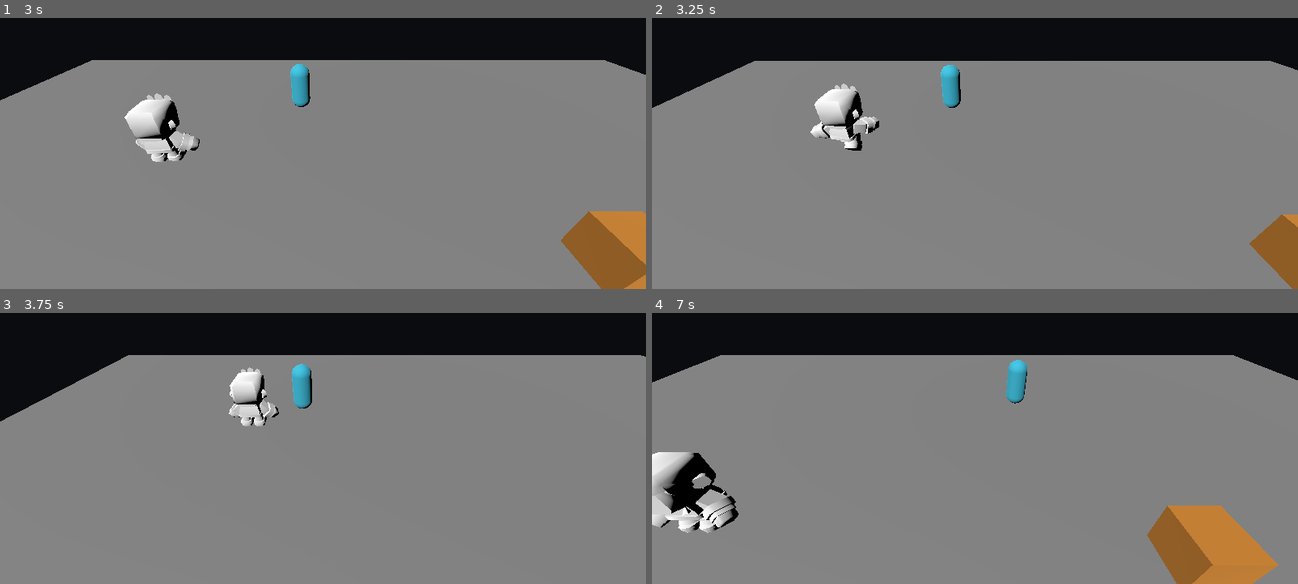
Above: before the commit, frames 1-4 (two rows, left to right).
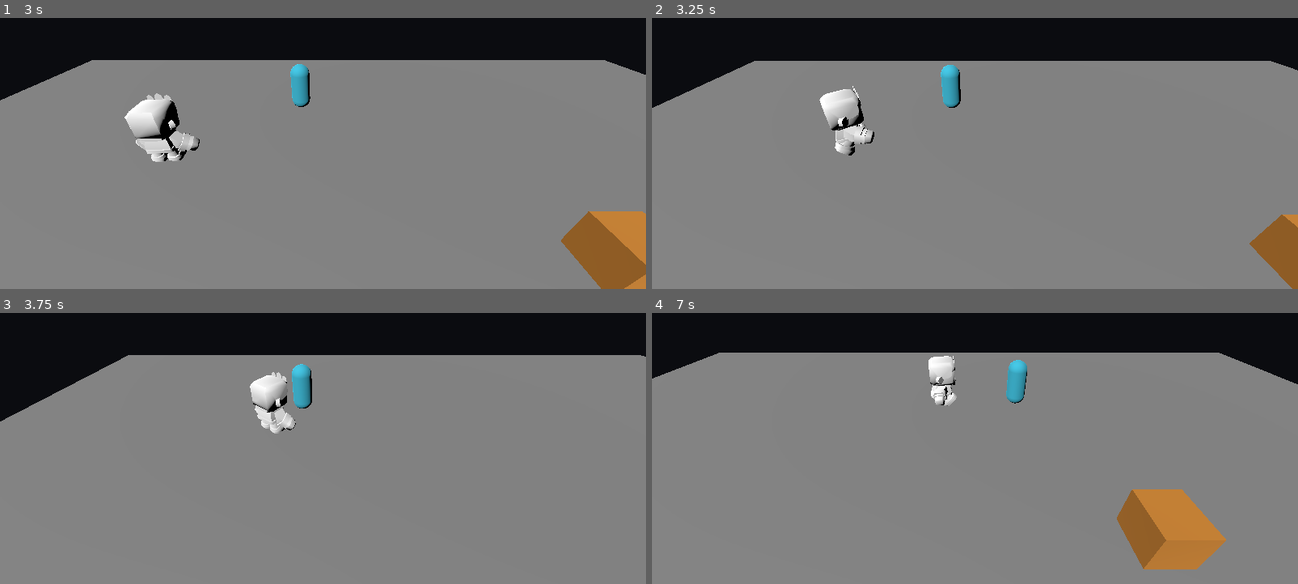
Above: after the commit, the same moments.

Repository: gabrielagudelo777-max/el-inquieto-videojuego
Game: Godot game, scene res://main.tscn
Same seed, same stepped clock (60 frames per second), same inputs: the game is played once before the commit and once after it.
Inputs (mouse positions are in pixels of both pictures, inside the frame that each line leads up to):
- Up to frame 1 (3 s): tap Enter at 0.5 s; move the mouse to (290, 180) at 0.52 s; hold Ctrl (correr) 0.53-1.28 s; hold W (move_up) 0.53-2.03 s; move the mouse to (516, 161) at 1.27 s; tap Shift (dash) at 1.35 s; move the mouse to (129, 53) at 2.02 s; hold A (move_left) from 2.03 s (still down); tap J (disparar) at 2.1 s; move the mouse to (355, 107) at 2.77 s; tap E (interactuar) at 2.85 s
- Up to frame 2 (3.25 s): keep holding A (move_left)
- Up to frame 3 (3.75 s): move the mouse to (outside the picture) at 3.52 s; release A (move_left) at 3.53 s; hold S (move_down) from 3.53 s (still down); hold Ctrl (correr) from 3.53 s (still down)
- Up to frame 4 (7 s): move the mouse to (1117, 383) at 4.27 s; release S (move_down) at 4.28 s; release Ctrl (correr) at 4.28 s; hold D (move_right) 4.28-5.03 s; tap Shift (dash) at 4.35 s; move the mouse to (845, 421) at 5.02 s; hold W (move_up) 5.03-5.78 s; tap J (disparar) at 5.1 s; move the mouse to (1039, 321) at 5.77 s; hold D (move_right) from 5.78 s (still down); tap E (interactuar) at 5.85 s; move the mouse to (942, 475) at 6.52 s; hold Ctrl (correr) from 6.53 s (still down)

Frame 1 is identical in both runs. In frame 2, 1.1% of the frame differs, in the area x 24-36%, y 24-51%; in frame 3, 1.5%; in frame 4, 9.1%, in the area x 0-100%, y 14-100%.
Error before the commit: Cannot call method 'to_local' on a null value. (res://guardia.gd:77)

Commit message:
T9 N2 - Tarea A - vision con rayo

Diff:
--- a/guardia.tscn
+++ b/guardia.tscn
@@ -1,19 +1,21 @@
-[gd_scene load_steps=4 format=3]
+[gd_scene format=3 uid="uid://b1vbvpbpyw7hg"]
 
-[ext_resource type="Script" path="res://guardia.gd" id="1_script"]
-[ext_resource type="PackedScene" path="res://personaje/character-male-d.glb" id="2_modelo"]
+[ext_resource type="Script" uid="uid://divjokdre75bu" path="res://guardia.gd" id="1_script"]
+[ext_resource type="PackedScene" uid="uid://cohl6ldr15dwh" path="res://personaje/character-male-d.glb" id="2_modelo"]
 
 [sub_resource type="CapsuleShape3D" id="CapsuleShape3D_guardia"]
 radius = 0.35
 height = 1.75
 
-[node name="Guardia" type="CharacterBody3D"]
+[node name="Guardia" type="CharacterBody3D" unique_id=1014107680]
 script = ExtResource("1_script")
 
-[node name="CollisionShape3D" type="CollisionShape3D" parent="."]
-position = Vector3(0, 0.875, 0)
+[node name="CollisionShape3D" type="CollisionShape3D" parent="." unique_id=68064732]
+transform = Transform3D(1, 0, 0, 0, 1, 0, 0, 0, 1, 0, 0.875, 0)
 shape = SubResource("CapsuleShape3D_guardia")
 
-[node name="Modelo" parent="." instance=ExtResource("2_modelo")]
-rotation_degrees = Vector3(0, 180, 0)
-scale = Vector3(2.6, 2.6, 2.6)
+[node name="Modelo" parent="." unique_id=1541422500 instance=ExtResource("2_modelo")]
+transform = Transform3D(-2.6, 0, -2.2729921e-07, 0, 2.6, 0, 2.2729921e-07, 0, -2.6, 0, 0, 0)
+
+[node name="Vision" type="RayCast3D" parent="." unique_id=421280378]
+transform = Transform3D(1, 0, 0, 0, 1, 0, 0, 0, 1, 0, 0.9, 0)
